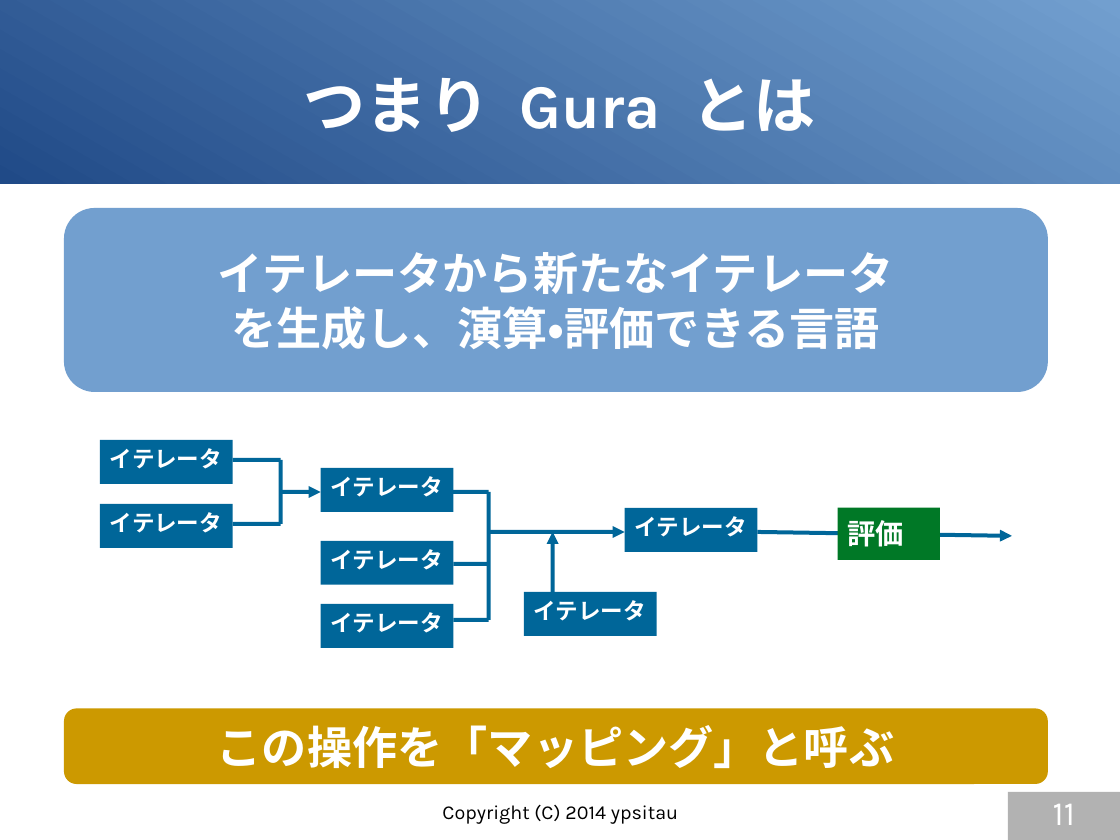
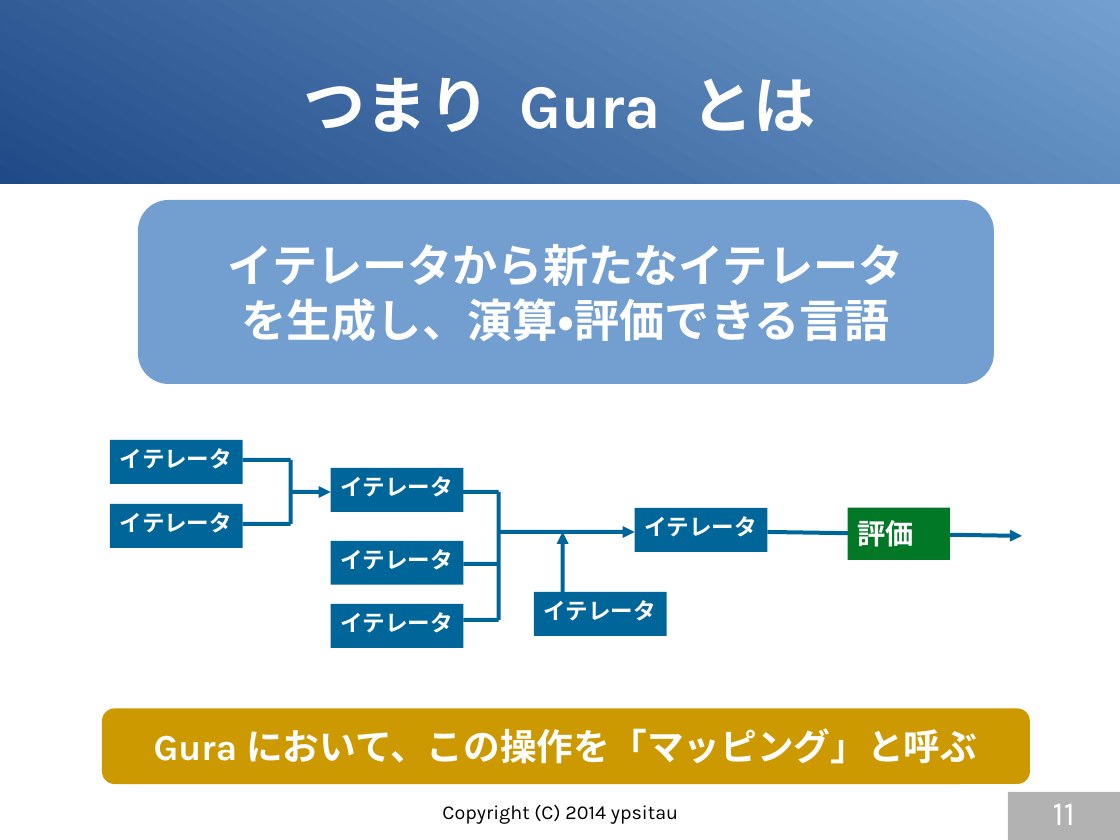
Before and after one commit to gura-lang/gura-doc, a slide deck: slide 11 of presentation/gura-introduction.odp. Drawn at 1120x840 pixels with LibreOffice and Linux fonts; fonts in the diff are those of the drawing. Boxes give left, top, right and bottom in pixels: in the first picture for what was removed or moved away, otherwise in the second. Text is boxed around its words. In the diff, an @@ line names an element or a change of style, - is before the commit and + after.

```diff
--- a/presentation/gura-introduction.odp
+++ b/presentation/gura-introduction.odp
@@ rounded rectangle "イテレータから新たなイテレータ": place and size @@
-rounded rectangle "イテレータから新たなイテレータ" at <box>64,208,1049,392</box>
+rounded rectangle "イテレータから新たなイテレータ" at <box>138,200,995,384</box>
@@ 8 rectangles, 7 lines, 4 arrows: place and size @@
-8 rectangles, 7 lines, 4 arrows at <box>100,440,1012,647</box>
+8 rectangles, 7 lines, 4 arrows at <box>110,440,1022,647</box>
@@ rounded rectangle "Guraにおいて、この操作を「マッピング」と呼ぶ": place and size @@
-rounded rectangle "Guraにおいて、この操作を「マッピング」と呼ぶ" at <box>64,708,1049,784</box>
+rounded rectangle "Guraにおいて、この操作を「マッピング」と呼ぶ" at <box>102,708,1030,784</box>
@@ text in rounded rectangle at <box>246,728,977,764</box>: text changed; size 32 to 26 pt @@
-この操作を「マッピング」と呼ぶ
+Guraにおいて、この操作を「マッピング」と呼ぶ
```
Also in this commit, not shown: 6 other slides changed, 3 slides added.
